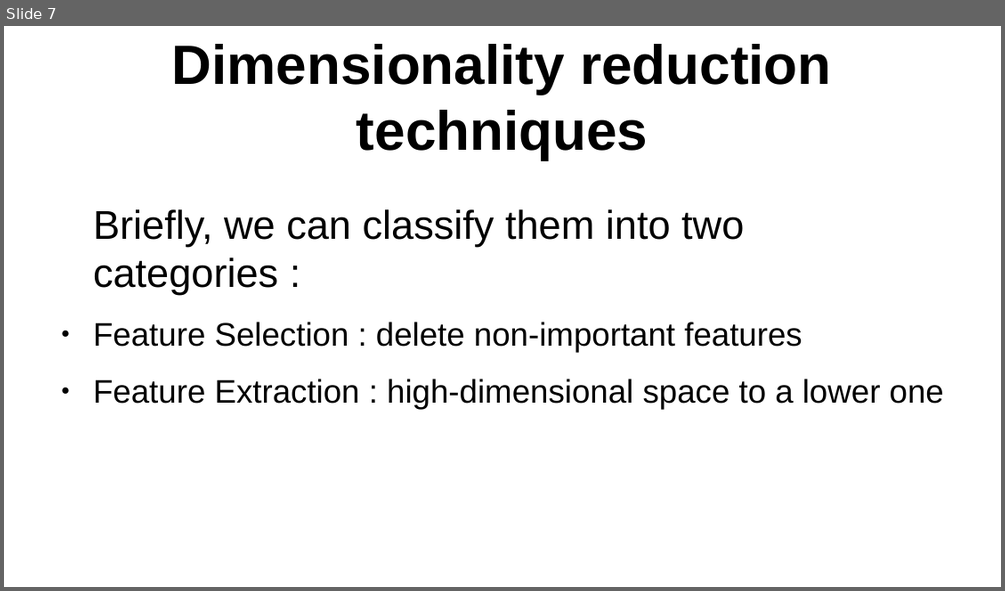
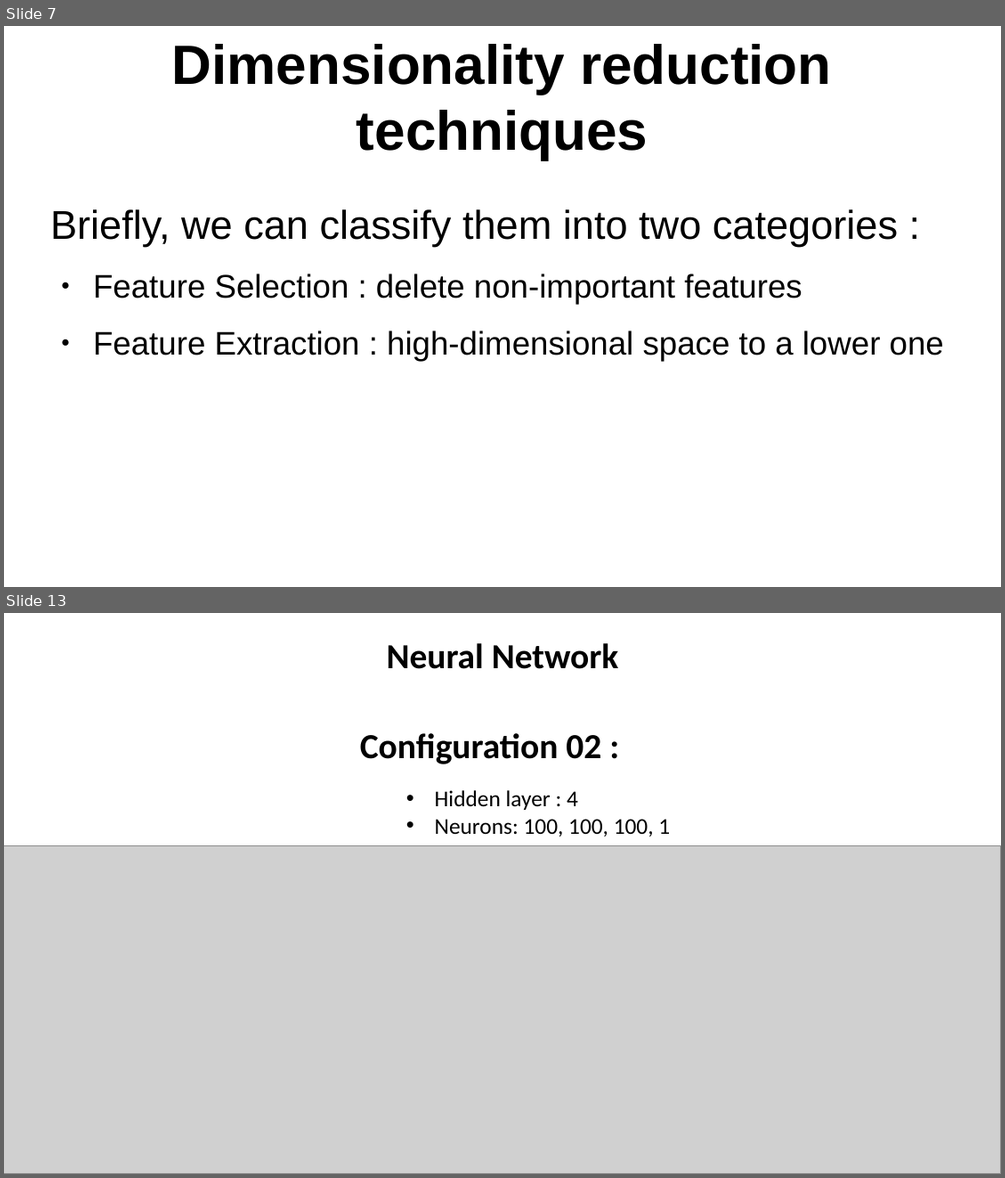
Before and after one commit to whalit/SFML-Project, a slide deck: presentation_Project.odp. Shown one above the other, each under a label of ours: slide 7 before the commit, slides 7 and 13 after it; the slides between them are not shown. The pictures are 1005x591 and 1005x1178 pixels, drawn with LibreOffice and Linux fonts; fonts in the diff are those of the drawing; grey boxes stand for pictures. Boxes give left, top, right and bottom in pixels: in the first picture for what was removed or moved away, otherwise in the second. Text is boxed around its words. In the diff, an @@ line names an element or a change of style, - is before the commit and + after.

```diff
--- a/presentation_Project.odp
+++ b/presentation_Project.odp
@@ slide 13 added at (4, 613, 1001, 1174), background #FFFFFF @@
@@ text added at (387, 643, 618, 669), 28 pt, text #000000, bold @@
+Neural Network
@@ text added at (360, 733, 601, 764), 28 pt, text #000000, bold @@
+Configuration 02 :
@@ text added at (435, 790, 670, 836), 18 pt, text #000000 @@
+• Hidden layer : 4
+• Neurons: 100, 100, 100, 1
@@ picture added at (4, 845, 1001, 1174) @@
@@ slide 7 changed as well @@
@@ text "Briefly, we can classify them ..." at (50, 209, 944, 361): indent changed @@
```
Also in this commit, not shown: 4 other slides changed, 6 other slides added.
